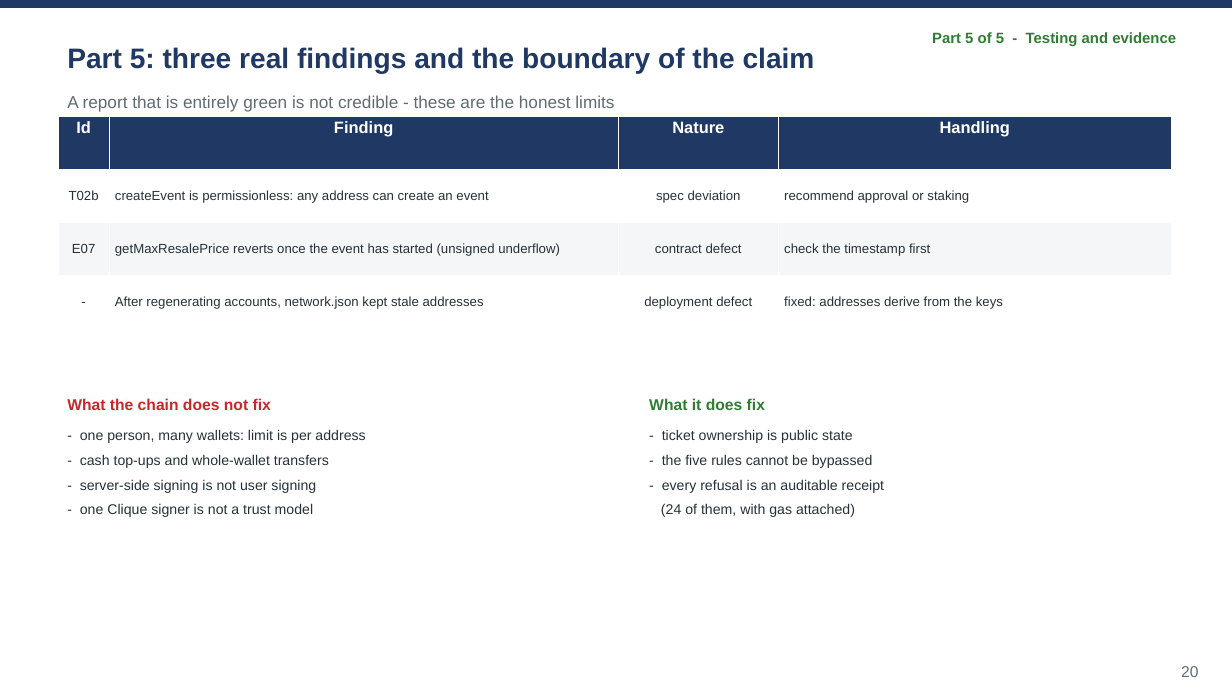
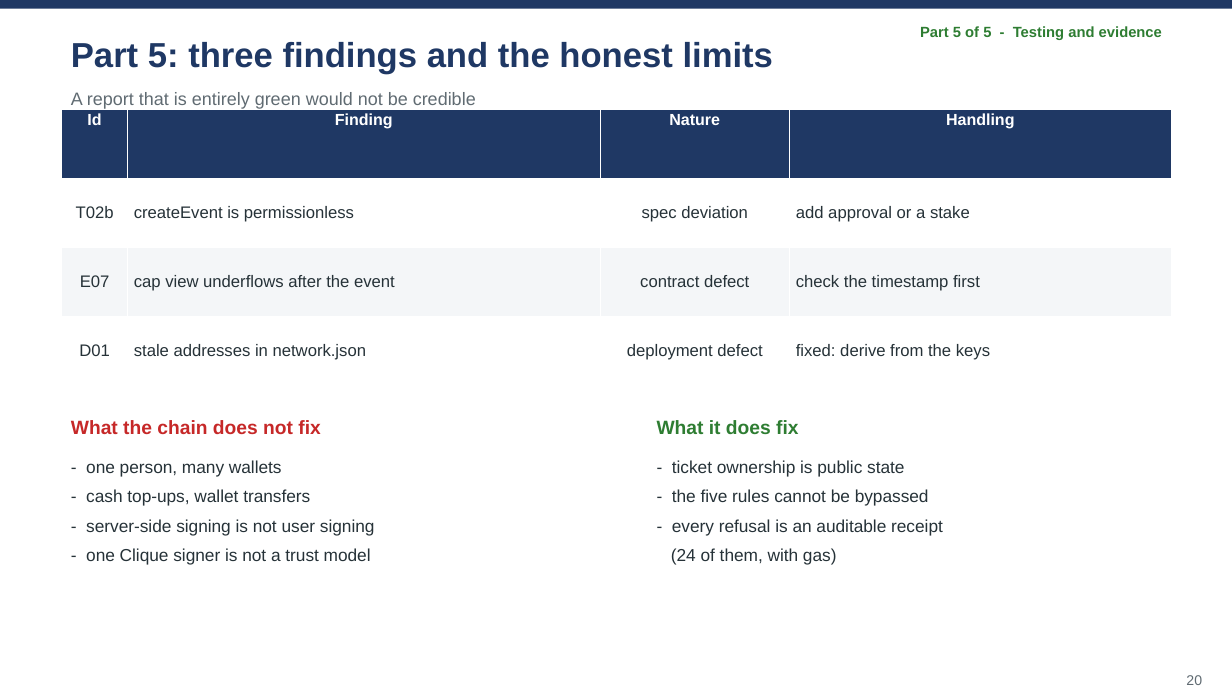
Before and after one commit to wangzai-dao/FTEC5520_AntiScalping, a slide deck: slide 20 of presentation/final_presentation.pptx. Drawn at 1232x693 pixels with LibreOffice and Linux fonts; fonts in the diff are those of the drawing. Boxes give left, top, right and bottom in pixels: in the first picture for what was removed or moved away, otherwise in the second. Text is boxed around its words. In the diff, an @@ line names an element or a change of style, - is before the commit and + after.

```diff
--- a/presentation/final_presentation.pptx
+++ b/presentation/final_presentation.pptx
@@ text "Part 5 of 5 - ...": place and size @@
-text "Part 5 of 5 - ..." at [932,32,1176,46]
+text "Part 5 of 5 - ..." at [920,26,1162,40]
@@ text "Part 5 of 5 - ..." at [920,26,1162,40]: size 11.6 to 11.5 pt; line spacing 1.25 to 1.15 @@
@@ text at [71,42,773,74]: text changed; size 22 to 27 pt @@
-Part 5: three real findings and the boundary of the claim
+Part 5: three findings and the honest limits
@@ table at [62,109,1172,385] @@
-row 2, column 2: createEvent is permissionless: any address can create an event
+row 2, column 2: createEvent is permissionless
-row 2, column 4: recommend approval or staking
+row 2, column 4: add approval or a stake
-row 3, column 2: getMaxResalePrice reverts once the event has started (unsigned underflow)
+row 3, column 2: cap view underflows after the event
-row 4: - | After regenerating accounts, network.json kept stale addresses | deployment defect | fixed: addresses derive from the keys
+row 4: D01 | stale addresses in network.json | deployment defect | fixed: derive from the keys
@@ size 12.8 to 12.5 pt in "Id", "Finding", "Nature", "Handling" @@
@@ size 10.4 to 13 pt in "T02b", "spec deviation", "E07", "contract defect" and 2 more places @@
@@ table: place and size @@
-table at [58,116,1171,328]
+table at [62,109,1172,385]
@@ text at [71,92,476,109]: text changed; size 13.4 to 14 pt @@
-A report that is entirely green is not credible - these are the honest limits
+A report that is entirely green would not be credible
@@ text "What the chain does not ...": place and size @@
-text "What the chain does not ..." at [67,398,271,410]
+text "What the chain does not ..." at [71,420,320,434]
@@ text "What the chain does not ..." at [71,420,320,434]: size 12.2 to 15 pt; line spacing 1.25 to 1.15 @@
@@ text "What it does fix" at [657,420,798,434]: size 12.2 to 15 pt; line spacing 1.25 to 1.15 @@
@@ text "What it does fix": place and size @@
-text "What it does fix" at [649,398,765,410]
+text "What it does fix" at [657,420,798,434]
@@ text "- one person, many wallets": place and size @@
-text "- one person, many wallets" at [80,429,365,517]
+text "- one person, many wallets" at [86,460,375,564]
@@ text "- ticket ownership is public ...": place and size @@
-text "- ticket ownership is public ..." at [661,429,884,517]
+text "- ticket ownership is public ..." at [671,460,943,564]
@@ text at [86,460,310,506]: text changed; size 11 to 13.5 pt @@
-- one person, many wallets: limit is per address
-- cash top-ups and whole-wallet transfers
+- one person, many wallets
+- cash top-ups, wallet transfers
@@ text at [672,460,943,535]: size 11 to 13.5 pt in "- ticket ownership is public state", "- the five rules cannot be bypassed", "- every refusal is an auditable receipt"; line spacing 1.45 to 1.4 @@
@@ text at [86,519,375,564]: size 11 to 13.5 pt in "- server-side signing is not user signing", "- one Clique signer is not a ..."; line spacing 1.45 to 1.4 @@
@@ text at [671,548,837,564]: text changed; size 11 to 13.5 pt @@
-(24 of them, with gas attached)
+(24 of them, with gas)
@@ text "20": place and size @@
-text "20" at [1181,666,1198,677]
+text "20" at [1186,675,1202,685]
@@ text "20" at [1186,675,1202,685]: size 12.2 to 11 pt; line spacing 1.25 to 1.15 @@
```
Also in this commit, not shown: 22 other slides changed, 1 other file.
